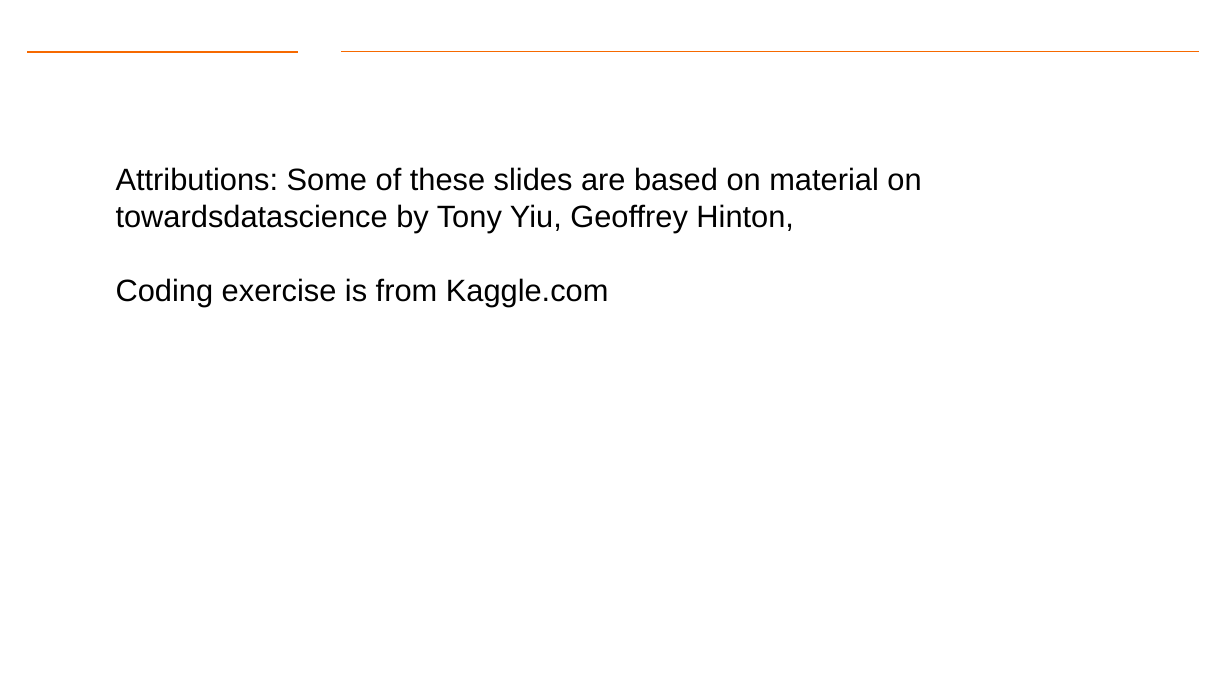
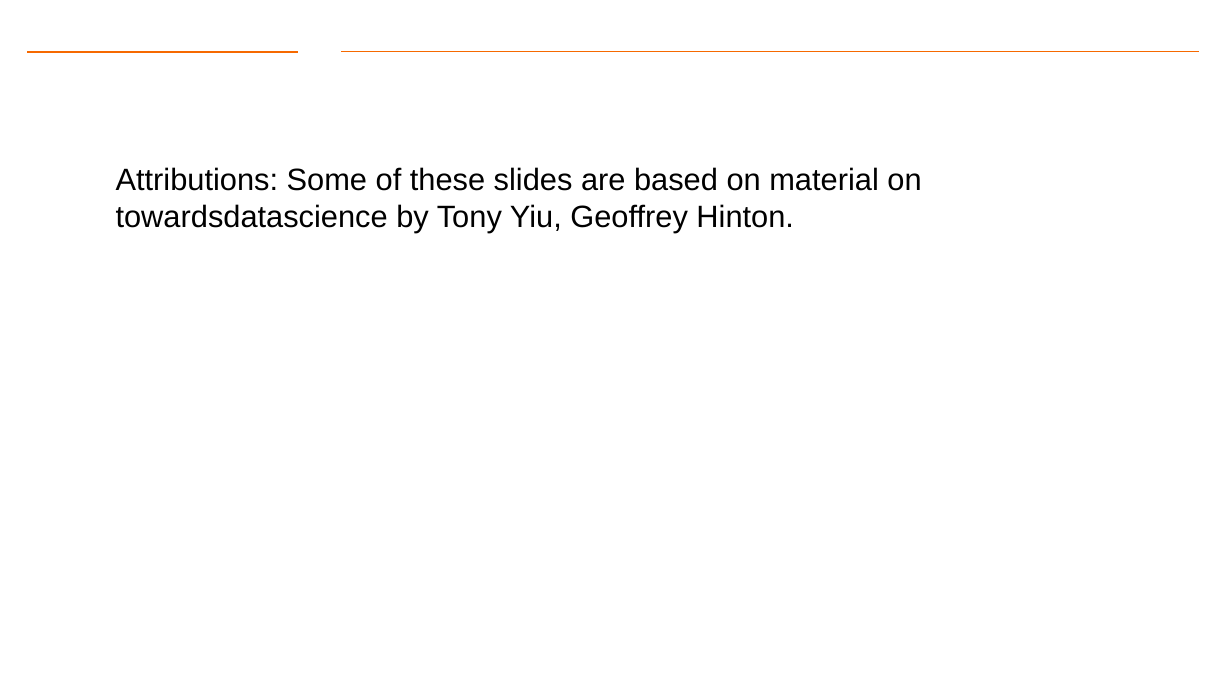
Before and after one commit to gk5951/RIT-DSCI-633-FDS, a slide deck: slide 52 of Syllabus/Lecture17/Lec17ANN.pptx (slide 53 before the commit). Drawn at 1232x693 pixels with LibreOffice and Linux fonts; fonts in the diff are those of the drawing; background and template pictures are left out. Boxes give left, top, right and bottom in pixels: in the first picture for what was removed or moved away, otherwise in the second. Text is boxed around its words. In the diff, an @@ line names an element or a change of style, - is before the commit and + after.

```diff
--- a/Syllabus/Lecture17/Lec17ANN.pptx
+++ b/Syllabus/Lecture17/Lec17ANN.pptx
@@ text at bbox=[116, 167, 921, 233]: text changed @@
-  Attributions: Some of these slides are based on material on towardsdatascience by Tony Yiu, Geoffrey Hinton,
-  Coding exercise is from Kaggle.com
+  Attributions: Some of these slides are based on material on towardsdatascience by Tony Yiu, Geoffrey Hinton.
```
Also in this commit, not shown: 5 other slides changed, 2 slides removed, 1 other file.
